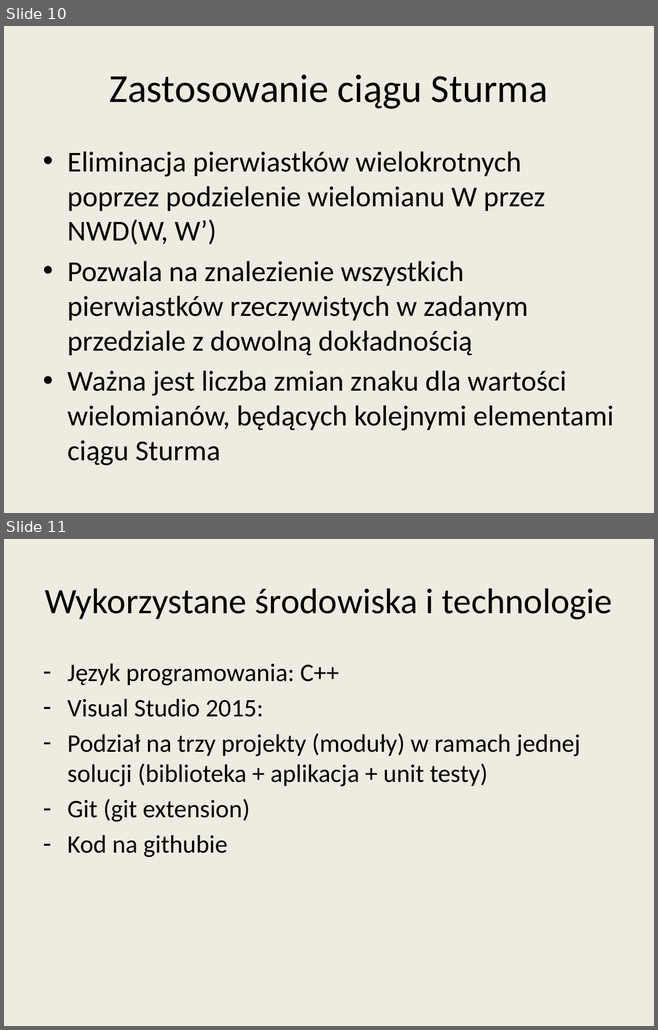
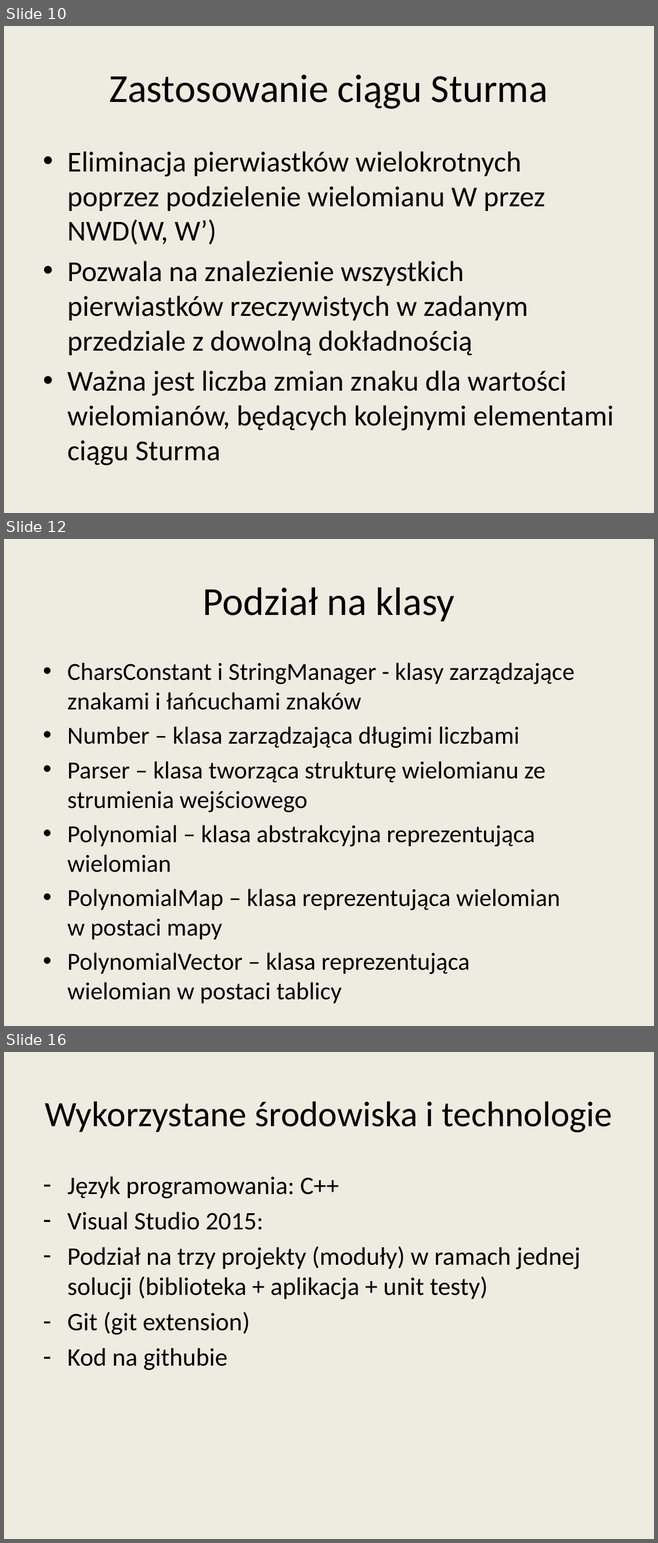
Before and after one commit to wojtekpas/PracaMagisterska, a slide deck: Praca/Seminarium/seminarium_prez2.pptx. Shown one above the other, each under a label of ours: slides 10 and 11 before the commit, slides 10, 12 and 16 after it; the slides between them are not shown. The pictures are 658x1030 and 658x1543 pixels, drawn with LibreOffice and Linux fonts; fonts in the diff are those of the drawing. Boxes give left, top, right and bottom in pixels: in the first picture for what was removed or moved away, otherwise in the second. Text is boxed around its words. In the diff, an @@ line names an element or a change of style, - is before the commit and + after.

```diff
--- a/Praca/Seminarium/seminarium_prez2.pptx
+++ b/Praca/Seminarium/seminarium_prez2.pptx
@@ slide 12 added at <box>4,539,654,1026</box>, background #EEECE1 @@
@@ title added at <box>203,587,455,621</box>, 44 pt, text #000000 @@
+Podział na klasy
@@ text added at <box>67,663,574,975</box>, 27.2 pt, text #000000 @@
+• CharsConstant i StringManager - klasy zarządzające znakami i łańcuchami znaków
+• Number – klasa zarządzająca długimi liczbami
+• Parser – klasa tworząca strukturę wielomianu ze strumienia wejściowego
+• Polynomial – klasa abstrakcyjna reprezentująca wielomian
+• PolynomialMap – klasa reprezentująca wielomian w postaci mapy
+• PolynomialVector – klasa reprezentująca wielomian w postaci tablicy
@@ what was slide 11 is now slide 16 @@
```
Also in this commit, not shown: 4 other slides added.
